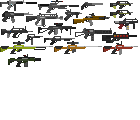
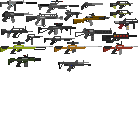
Layer changes from the first w=140, h=120 image to the second:
added layer "SKOOPER" above "Solaris Inc." over [58, 60, 91, 72]
